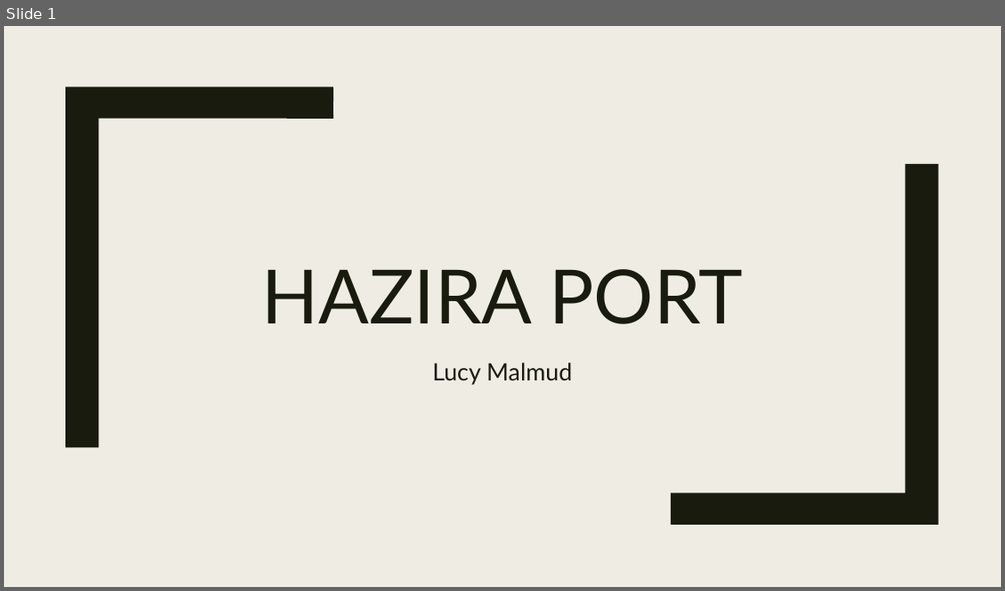
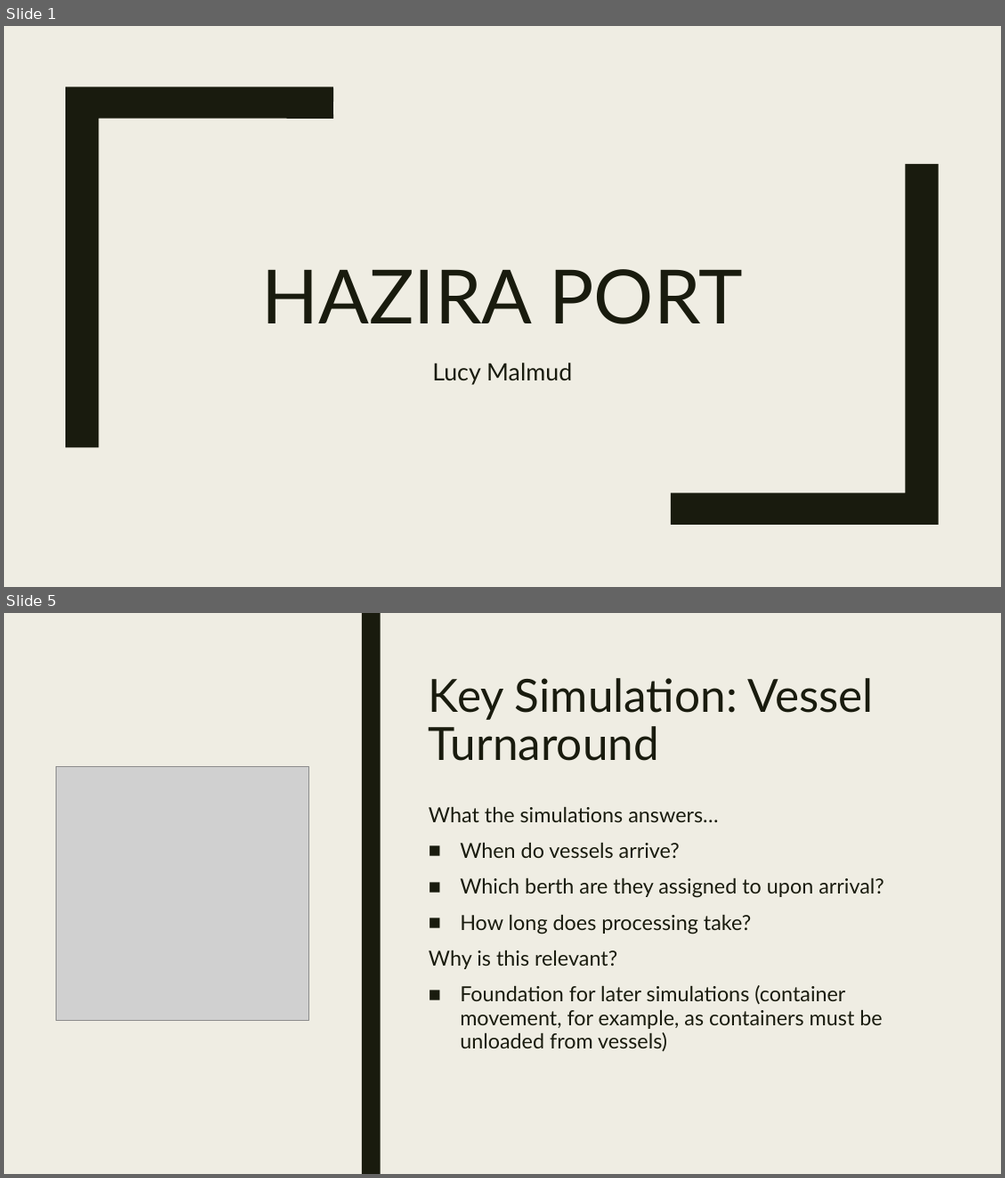
Before and after one commit to lmalmud/hazira-port, a slide deck: Presentation_Hazira.pptx. Shown one above the other, each under a label of ours: slide 1 before the commit, slides 1 and 5 after it; the slides between them are not shown. The pictures are 1005x591 and 1005x1178 pixels, drawn with LibreOffice and Linux fonts; fonts in the diff are those of the drawing; grey boxes stand for pictures. Boxes give left, top, right and bottom in pixels: in the first picture for what was removed or moved away, otherwise in the second. Text is boxed around its words. In the diff, an @@ line names an element or a change of style, - is before the commit and + after.

```diff
--- a/Presentation_Hazira.pptx
+++ b/Presentation_Hazira.pptx
@@ slide 5 added at (4,613,1001,1174), background #EFEDE3 @@
@@ rectangle added at (4,613,1001,1174), fill #EFEDE3 @@
@@ rectangle added at (43,613,62,1174), fill #191B0E @@
@@ rectangle added at (362,613,380,1174), fill #191B0E @@
@@ title added at (429,678,874,761), 44 pt, text #191B0E @@
+Key Simulation: Vessel Turnaround
@@ picture added at (56,767,308,1020) @@
@@ text added at (429,806,884,1052), 20 pt, text #191B0E @@
+What the simulations answers…
+■ When do vessels arrive?
+■ Which berth are they assigned to upon arrival?
+■ How long does processing take?
+Why is this relevant?
+■ Foundation for later simulations (container movement, for example, as containers must be unloaded from vessels)
```
Also in this commit, not shown: 1 slide changed, 8 other slides added, 1 other file.
